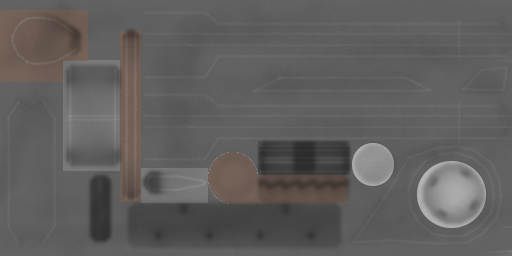
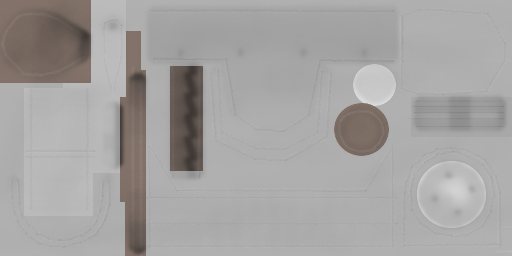
Revision of a layered 512×256 image; what changed, layer by layer:
moved "AO" into group "Diffuse" over [0, 3, 512, 253]
moved "Shadows" into group "Diffuse" over [0, 0, 512, 256]
moved "Edges" into group "Diffuse" over [6, 10, 512, 246]
moved "Background" into group "Diffuse" over [0, 0, 512, 256]
added layer "DIFF" over [0, 0, 512, 256]
